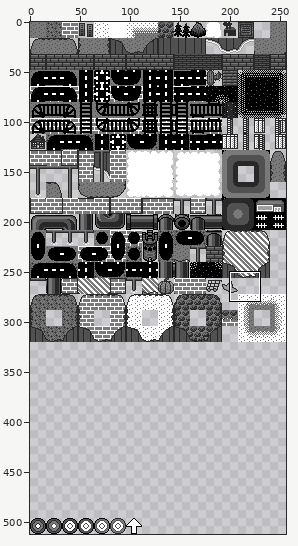
Sprite sheet -- bin/assets/img/tilesets/ow.png. Above, an overview of the earlier version with the close-up marked.
Close-up. The starting point:
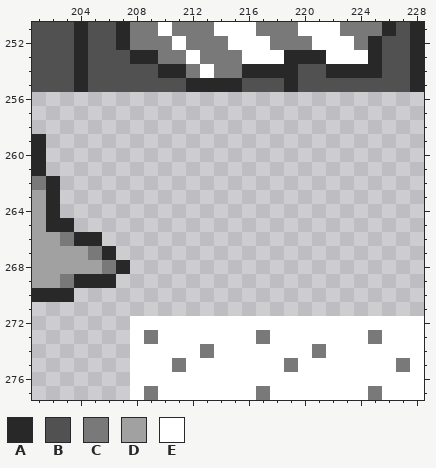
The file is 256x512 pixels. Shown: x 201..228, y 251..277.
Palette (. is transparent): A #282828  B #515151  C #797979  D #a1a1a1  E #ffffff
Pixels before, first column x 201:
251 BBBABBACCECCCEEECCCEEECCCABA
252 BBBABBACCCECCCEEECCCEEECABBA
253 BBBABBBAACCECCCEEEAAAEEEABBA
254 BBBABBBBBAACECCAAAABBAAAABBA
255 BBBABBBBBBBAAAABBBABBBBBBBBA
256 ............................
257 ............................
258 ............................
259 A...........................
260 A...........................
261 A...........................
262 CA..........................
263 DA..........................
264 DA..........................
265 DAA.........................
266 DDCAA.......................
267 DDDDCA......................
268 DDDDDCA.....................
269 DDCAAA......................
270 AAA.........................
271 ............................
272 .......EEEEEEEEEEEEEEEEEEEEE
273 .......ECEEEEEEECEEEEEEECEEE
274 .......EEEEECEEEEEEECEEEEEEE
275 .......EEECEEEEEEECEEEEEEECE
276 .......EEEEEEEEEEEEEEEEEEEEE
277 .......ECEEEEEEECEEEEEEECEEE
Now the later version:
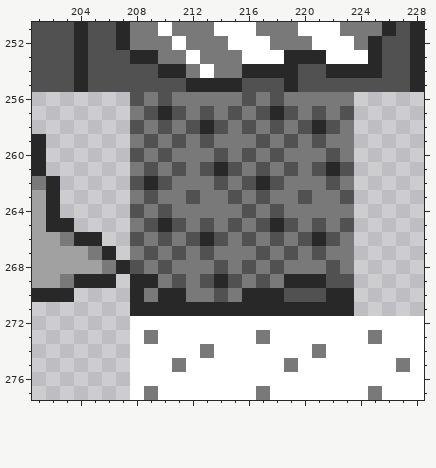
Changes in this commit:
There is now colour A in row 257 at x 210 and 218; in row 258 at x 213 and 221; in row 261 at x 214 and 222; in row 262 at x 209 and 217; in row 265 at x 210 and 218; in row 266 at x 213 and 221.
There is now colour A in row 269 at x 208 to 209, 214 and 219 to 221; in row 270 at x 208, 210 to 211, 216 to 218 and 222 to 223; in row 271 at x 208 to 223.
There is now colour B in row 256 at x 208, 210, 216 and 218; in row 257 at x 209, 211, 213, 215, 217, 219, 221 and 223; in row 258 at x 208, 210, 212, 214, 216, 218, 220 and 222; in row 259 at x 209, 211, 213, 217, 219 and 221; in row 260 at x 208, 210, 214, 216, 218 and 222; in row 261 at x 209, 211, 213, 215, 217, 219, 221 and 223.
There is now colour B in row 262 at x 208, 210, 214, 216, 218 and 222; in row 263 at x 209, 212, 215, 217, 220 and 223; in row 264 at x 208, 210, 216 and 218; in row 265 at x 209, 211, 213, 215, 217, 219, 221 and 223; in row 266 at x 208, 210, 212, 214, 216, 218, 220 and 222; in row 267 at x 209, 211, 213, 217, 219 and 221.
There is now colour B in row 268 at x 208, 210, 214, 216, 218 and 222; in row 269 at x 211, 213, 215, 217 and 222 to 223; in row 270 at x 214 and 219 to 221.
There is now colour C in row 256 at x 209, 211 to 215, 217 and 219 to 223; in row 257 at x 208, 212, 214, 216, 220 and 222; in row 258 at x 209, 211, 215, 217, 219 and 223; in row 259 at x 208, 210, 212, 214 to 216, 218, 220 and 222 to 223; in row 260 at x 209, 211 to 213, 215, 217, 219 to 221 and 223; in row 261 at x 208, 210, 212, 216, 218 and 220.
There is now colour C in row 262 at x 211 to 213, 215, 219 to 221 and 223; in row 263 at x 208, 210 to 211, 213 to 214, 216, 218 to 219 and 221 to 222; in row 264 at x 209, 211 to 215, 217 and 219 to 223; in row 265 at x 208, 212, 214, 216, 220 and 222; in row 266 at x 209, 211, 215, 217, 219 and 223; in row 267 at x 208, 210, 212, 214 to 216, 218, 220 and 222 to 223.
There is now colour C in row 268 at x 209, 211 to 213, 215, 217, 219 to 221 and 223; in row 269 at x 210, 212, 216 and 218; in row 270 at x 209, 212 to 213 and 215.
Boxes around the changes in both close-ups, in picture pixels (x1, y1, x2, y2):
added: (130, 92, 354, 316)
